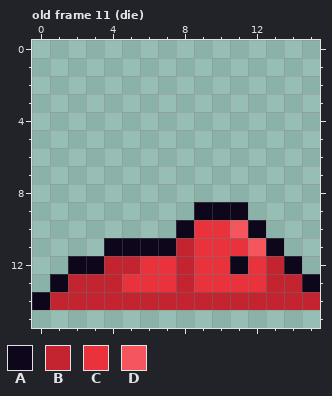
Pixel-art file -- core/assets/ase/actor_zombie.ase. Above is the file before it was changed.
16x16 pixels, 19 frames. Shown: old frame 11 (die). The commit also changed other frames, which this record leaves out.
Palette (. is transparent): A #0e071b  B #c42430  C #ea323c  D #f5555d
Pixels before, old frame 11 (die), first column x 0:
 9 .........AAA....
10 ........ACCDA...
11 ....AAAABCCCDA..
12 ..AABBCCBCCACBA.
13 .ABBBCCCBCCCCBBA
14 ABBBBBBBBBBBBBBB
And afterwards:
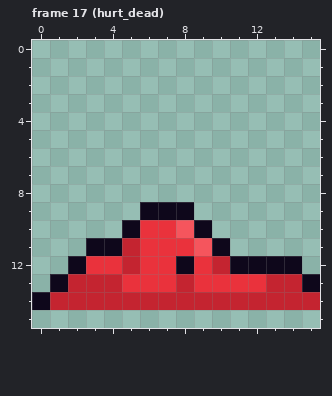
A new or re-ordered frame is compared with the old frame closest to it.
Change:
{"change": "frames 19 -> 21"}
{"where": "frame 17 (hurt_dead) is new; against old frame 11 (die)"}
{"frame":17,"y":9,"x":6,"old":"...AAA","new":"AAA..."}
{"frame":17,"y":10,"x":5,"old":"...ACCDA","new":"ACCDA..."}
{"frame":17,"y":11,"x":3,"old":".","new":"A"}
{"frame":17,"y":11,"x":5,"old":"AAABCCCDA","new":"BCCCDA..."}
{"frame":17,"y":12,"x":3,"old":"AB","new":"CC"}
{"frame":17,"y":12,"x":8,"old":"B","new":"A"}
{"frame":17,"y":12,"x":10,"old":"C","new":"B"}
{"frame":17,"y":12,"x":12,"old":"CB","new":"AA"}
{"label":"changed","picture_box":[86,202,284,274]}
